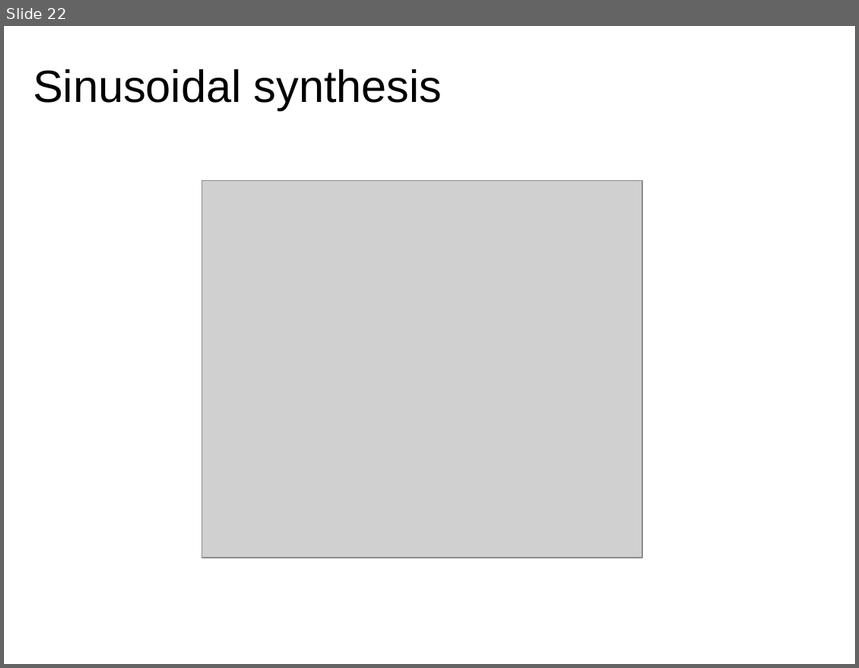
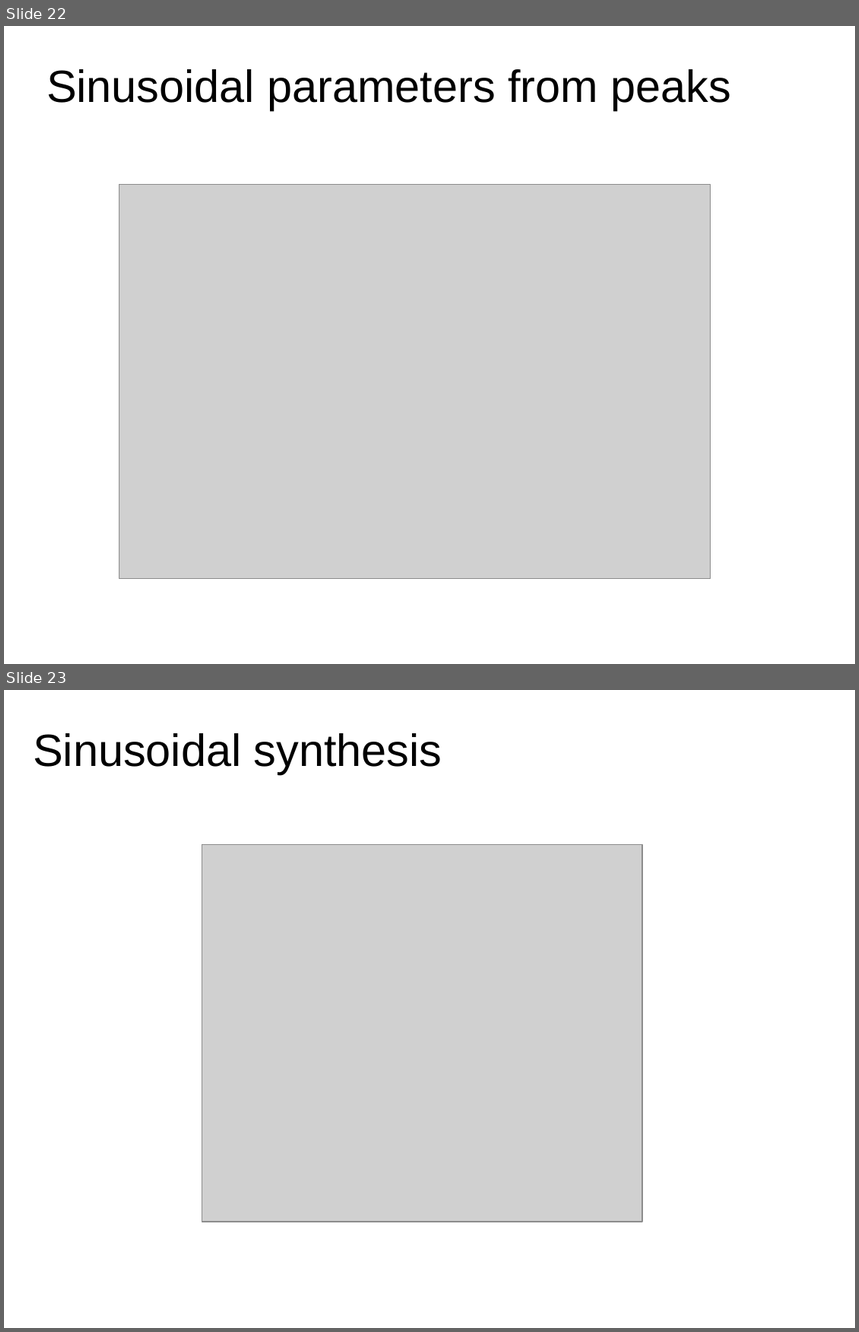
Before and after one commit to MTG/sms-tools, a slide deck: teaching-material/lectures/lect5-Sinusoidal-model/5-Sinusoidal-Model.odp. Shown one above the other, each under a label of ours: slide 22 before the commit, slides 22 and 23 after it. The pictures are 859x668 and 859x1332 pixels, drawn with LibreOffice and Linux fonts; fonts in the diff are those of the drawing; grey boxes stand for pictures. Boxes give left, top, right and bottom in pixels: in the first picture for what was removed or moved away, otherwise in the second. Text is boxed around its words. In the diff, an @@ line names an element or a change of style, - is before the commit and + after.

```diff
--- a/teaching-material/lectures/lect5-Sinusoidal-model/5-Sinusoidal-Model.odp
+++ b/teaching-material/lectures/lect5-Sinusoidal-model/5-Sinusoidal-Model.odp
@@ slide 22 added at bbox=[4, 26, 855, 664], background #FFFFFF @@
@@ title added at bbox=[47, 69, 731, 110], 38.2 pt, text #000000 @@
+Sinusoidal parameters from peaks
@@ picture added at bbox=[119, 184, 711, 579] @@
@@ what was slide 22 is now slide 23 @@
```
Also in this commit, not shown: 11 slides changed, 1 other slide added, 1 slide removed, 26 other files.
